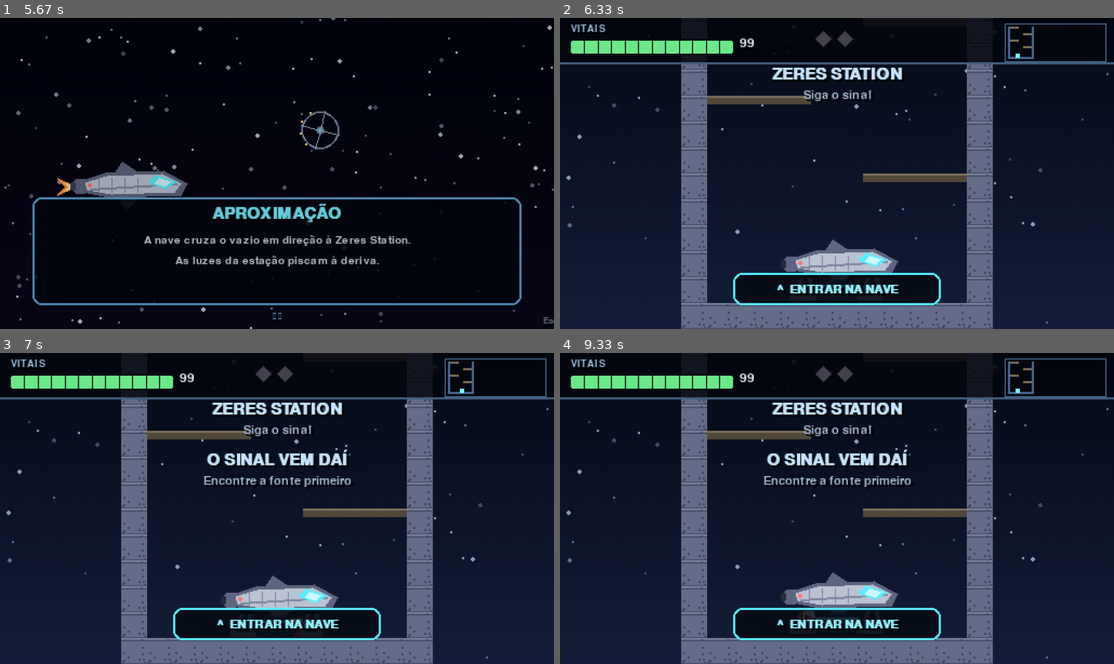
Above: before the commit, frames 1-4 (two rows, left to right).
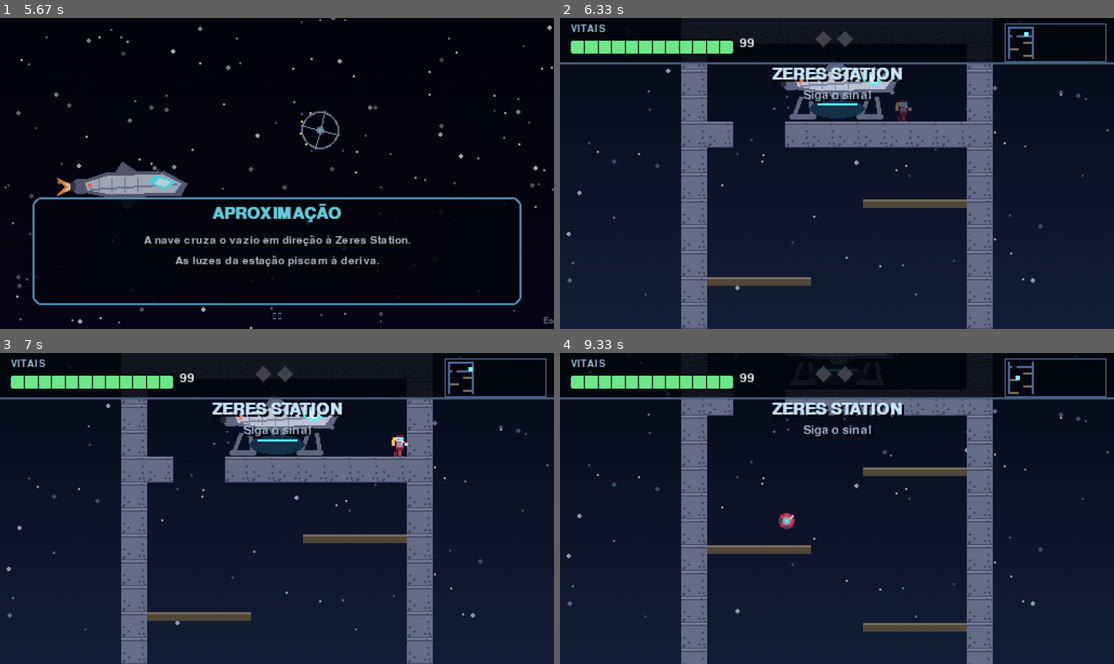
Above: after the commit, the same moments.

Repository: Renan2010p/vesper
Game: pygame game, started from main.py
Same seed, same stepped clock (60 frames per second), same inputs: the game is played once before the commit and once after it.
Inputs (mouse positions are in pixels of both pictures, inside the frame that each line leads up to):
- Up to frame 1 (5.67 s): hold Left 0.33-0.87 s; move the mouse to (265, 210) at 0.37 s; hold Down 0.9-1.2 s; tap Enter at 1.67, 3.4, 4.07 s; hold Up 2-2.37 s; tap Space at 3.07 s; tap Z at 3.73 s; hold Down 4.4-4.77 s; tap X at 4.8, 5.63 s
- Up to frame 2 (6.33 s): hold Right from 5.97 s (still down); move the mouse to (698, 248) at 6 s
- Up to frame 3 (7 s): release Right at 6.43 s; hold Up 6.47-6.77 s; hold Right from 6.8 s (still down)
- Up to frame 4 (9.33 s): release Right at 7.27 s; hold Left 7.3-7.83 s; hold Down 7.87-8.17 s; tap Z at 7.93, 8.27, 8.57, 8.7, 9.1 s; hold Left 8.2-8.6 s; hold Up 8.63-9 s; hold Right from 9.03 s (still down)

Frame 1 is identical in both runs. In frame 2, 16% of the frame differs, in the area x 1-100%, y 0-100%; in frame 3, 16%; in frame 4, 16%.

Commit message:
Elevator enters from the top; hatches stay open once shot
Elevator
- station_lift is now a top-down shaft: the gunship and the spawn sit on a
  docking floor at the top with a drop hole; the player descends (or climbs
  the one-way ledges back up on the escape), and the hatch to the hall is at
  the bottom-right. roomworld honours an explicit "ship": (tx, ty) override so
  a docked ship can sit anywhere, not only at floor level.

Hatches
- doors no longer close after the player leaves: once shot open they stay open
  (the near-the-player open_timer logic and the Door.open_timer/closing fields
  are gone).
- opened doors persist across room reloads: each door gets a key and opened
  keys live in world.services["doors_open"], so re-entering a room (e.g. while
  retracing the station on the escape) shows them already open.

Tests 9/9; a smoke shoots a hatch, leaves, and re-enters to confirm it is still
open, and the full station run (forward + back + escape) still passes.

Diff:
--- a/vesper/game/components.py
+++ b/vesper/game/components.py
@@ -161,9 +161,8 @@
     tier: int = 0                    # 0=any beam, 1=missile, 2=super missile
     axis: str = "h"                  # "h" horizontal barrier, "v" vertical
     open: bool = False
-    open_timer: float = 0.0          # time left before it may close
     anim: float = 0.0                # 0 closed .. 1 fully open
-    closing: bool = False
+    key: str = ""                    # persistent identity across room reloads
     target: str = ""                 # room to load when passing through
     enter: str = ""                  # which side to appear on in the target room
 
--- a/vesper/game/roomworld.py
+++ b/vesper/game/roomworld.py
@@ -43,8 +43,6 @@
     spawn = None
     saves: List[Tuple[float, float]] = []
     pickups: List[Tuple[str, float, float]] = []
-
-    # stamp the grid
     for r, line in enumerate(amap.rows):
         for c, ch in enumerate(line):
             tile = TILE_BY_CHAR.get(ch)
@@ -59,8 +57,12 @@
             floor_row = r
 
     # markers
+    ship_override = spec.get("ship")
+    if ship_override is not None:
+        ship = (ship_override[0] * TILE, ship_override[1] * TILE)
     for _ch, c0, _r, length in amap.horizontal_runs("N"):
-        ship = ((c0 + length // 2) * TILE, floor_row * TILE)
+        if ship is None:
+            ship = ((c0 + length // 2) * TILE, floor_row * TILE)
         break
     at = amap.first("@")
     if at is not None:
--- a/vesper/game/scenes/play.py
+++ b/vesper/game/scenes/play.py
@@ -239,12 +239,17 @@
 
     def _populate_room(self, room) -> None:
         w = self.world
-        for spec in room.doors:
+        opened = w.services.get("doors_open", set())
+        for i, spec in enumerate(room.doors):
             ent = spawn_door(w, spec["x"], spec["y"], spec["w"], spec["h"],
                              tier=spec.get("tier", 0), axis=spec.get("axis", "v"))
             door: Door = ent.get(Door)
             door.target = spec.get("target", "")
             door.enter = spec.get("enter", "")
+            door.key = f"{room.id}:{i}"
+            if door.key in opened:
+                door.open = True
+                door.anim = 1.0
             ent.tag("room")
         if room.ship:
             spawn_ship(w, room.ship[0], room.ship[1]).tag("room")
--- a/vesper/game/station.py
+++ b/vesper/game/station.py
@@ -30,12 +30,13 @@
         rows[r] = row[:col] + ch + row[col + 1:]
 
 
-# -- the elevator shaft (vertical; the gunship waits at the bottom) -----------
-LIFT: List[str] = _open(12, 24)
-for _r in (3, 6, 9, 12, 15, 18):
+# -- the elevator shaft: enter at the top and go down -------------------------
+LIFT: List[str] = _open(12, 26)
+for _r in (7, 10, 13, 16, 19, 22):
     _put(LIFT, _r, 1 if (_r // 3) % 2 else 7, "====")
-_put(LIFT, 21, 4, "NNNN")     # gunship
-_put(LIFT, 22, 2, "@")        # spawn
+LIFT[4] = "!" * 12            # docking floor at the top ...
+_put(LIFT, 4, 2, "  ")        # ... with a hole to drop down the shaft
+_put(LIFT, 3, 6, "@")         # spawn, under the docked gunship
 
 # -- a straight hall (links the shaft to the zig-zag) -------------------------
 HALL: List[str] = _open(26, 10)
@@ -57,12 +58,13 @@
 STATION_ROOMS: Dict[str, Dict] = {
     "station_lift": {
         "label": "zone.station", "zone": "station", "grid": LIFT,
-        "exits": {"up": {"to": "station_hall", "enter": "down", "at": 8}},
+        "ship": (6, 4),
+        "exits": {"right": {"to": "station_hall", "enter": "left", "at": 23}},
     },
     "station_hall": {
         "label": "room.station_hall", "zone": "station", "grid": HALL,
         "exits": {
-            "down": {"to": "station_lift", "enter": "up", "at": 5},
+            "left": {"to": "station_lift", "enter": "right", "at": 7},
             "right": {"to": "station_zigzag", "enter": "left", "at": 7},
         },
     },
--- a/vesper/game/systems/doors.py
+++ b/vesper/game/systems/doors.py
@@ -10,15 +10,13 @@
     """Shoot-to-open hatches.
 
     A door is solid until a projectile of a high enough tier (any beam <
-    missile < super missile) hits it.  It stays open while the player is near
-    and closes a moment after they leave.
+    missile < super missile) hits it.  Once opened it stays open for good, so
+    the corridors remain connected.
     """
 
     priority = 16
 
     def update(self, world: World, dt: float) -> None:
-        player = world.first(tag="player")
-        prect = player.get(Transform).as_rect().inflate(10, 10) if player else None
         projectiles = list(world.query(Transform, Projectile))
         for ent in world.query(Transform, Door):
             door: Door = ent.get(Door)
@@ -36,7 +34,8 @@
                     if proj.tier < door.tier:
                         continue
                     door.open = True
-                    door.open_timer = 0.6
+                    if door.key:
+                        world.services.setdefault("doors_open", set()).add(door.key)
                     _sfx(world, "door")
                     particles = _particles(world)
                     if particles:
@@ -54,12 +53,6 @@
 
             if door.open:
                 door.anim = min(1.0, door.anim + dt * 4.0)
-                if prect is not None and rect.colliderect(prect):
-                    door.open_timer = max(door.open_timer, 0.4)
-                else:
-                    door.open_timer -= dt
-                    if door.open_timer <= 0:
-                        door.open = False
             else:
                 door.anim = max(0.0, door.anim - dt * 4.0)
 
